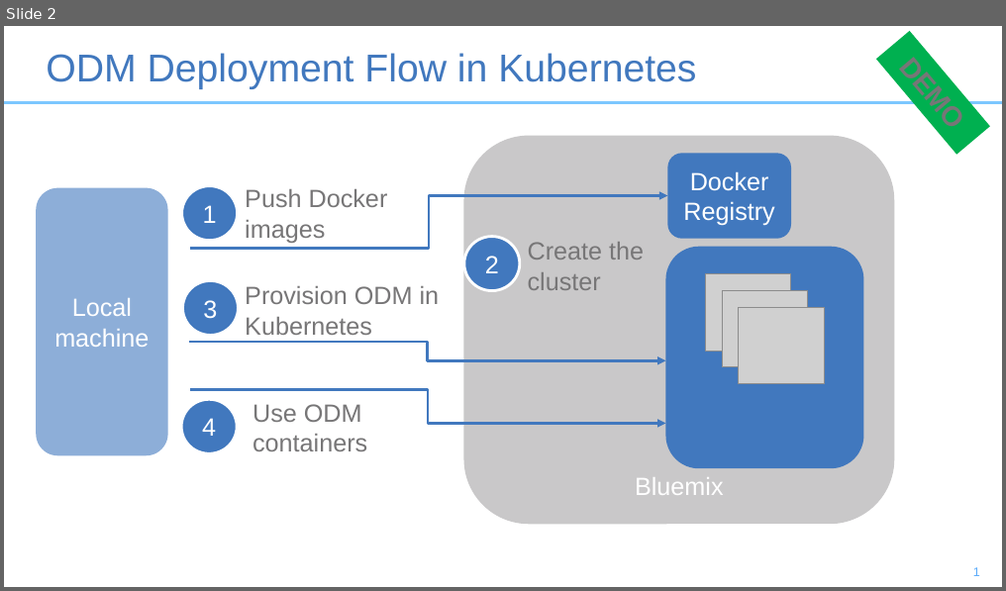
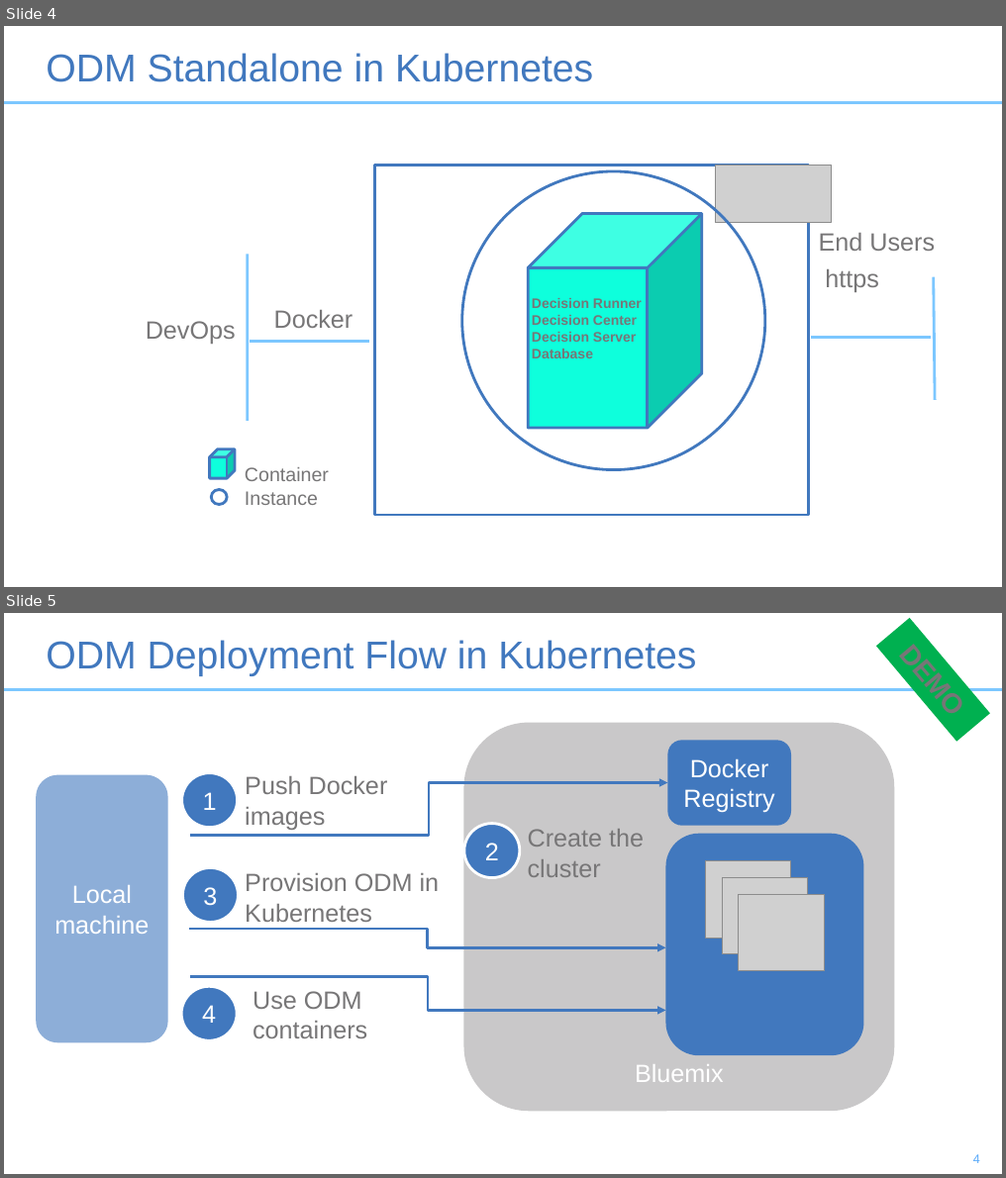
Before and after one commit to DecisionsDev/odm-ondocker, a slide deck: docs/schema.pptx. Shown one above the other, each under a label of ours: slide 2 before the commit, slides 4 and 5 after it. The pictures are 1006x591 and 1006x1178 pixels, drawn with LibreOffice and Linux fonts; fonts in the diff are those of the drawing; grey boxes stand for pictures. Boxes give left, top, right and bottom in pixels: in the first picture for what was removed or moved away, otherwise in the second. Text is boxed around its words. In the diff, an @@ line names an element or a change of style, - is before the commit and + after.

```diff
--- a/docs/schema.pptx
+++ b/docs/schema.pptx
@@ slide 4 added at [4, 26, 1002, 587], background #FFFFFF; not listed: 1 template element that a slide beside it also shows @@
@@ title added at [46, 53, 593, 82], 28 pt, text #4178BE @@
+ODM Standalone in Kubernetes
@@ rectangle added at [375, 165, 809, 515], outline #4178BE 2 pt @@
@@ ellipse added at [462, 172, 765, 471], outline #4178BE 2 pt @@
@@ picture added at [715, 165, 831, 223] @@
@@ cube added at [528, 214, 702, 428], fill #0EFFDC, outline #4178BE 2 pt @@
@@ text added at [819, 233, 935, 251], 18 pt, text #777677 @@
+End Users
@@ line added from (248, 255) to (248, 421), #7CC7FF 2 pt @@
@@ text added at [825, 270, 879, 292], 18 pt, text #777677 @@
+https
@@ line added from (933, 277) to (935, 400), #7CC7FF 2 pt @@
@@ text added at [146, 321, 236, 344], 18 pt, text #777677 @@
+DevOps
@@ text added at [274, 310, 353, 328], 18 pt, text #777677 @@
+Docker
@@ text added at [532, 298, 642, 359], 10 pt, text #777677, bold @@
+Decision Runner
+Decision Center
+Decision Server
+Database
@@ elbow line added from (369, 342) to (250, 342), #7CC7FF 2 pt @@
@@ elbow line added from (931, 337) to (811, 337), #7CC7FF 2 pt @@
@@ cube added at [210, 449, 235, 478], fill #0EFFDC, outline #4178BE 2 pt @@
@@ text added at [245, 468, 329, 505], 14 pt, text #777677 @@
+Container
+Instance
@@ ellipse added at [212, 490, 228, 505], outline #4178BE 2 pt @@
@@ what was slide 2 is now slide 5 @@
@@ page number at [973, 1155, 980, 1163]: text changed @@
-1
+4
```
Also in this commit, not shown: 1 slide changed, 2 other slides added, 7 other files.
